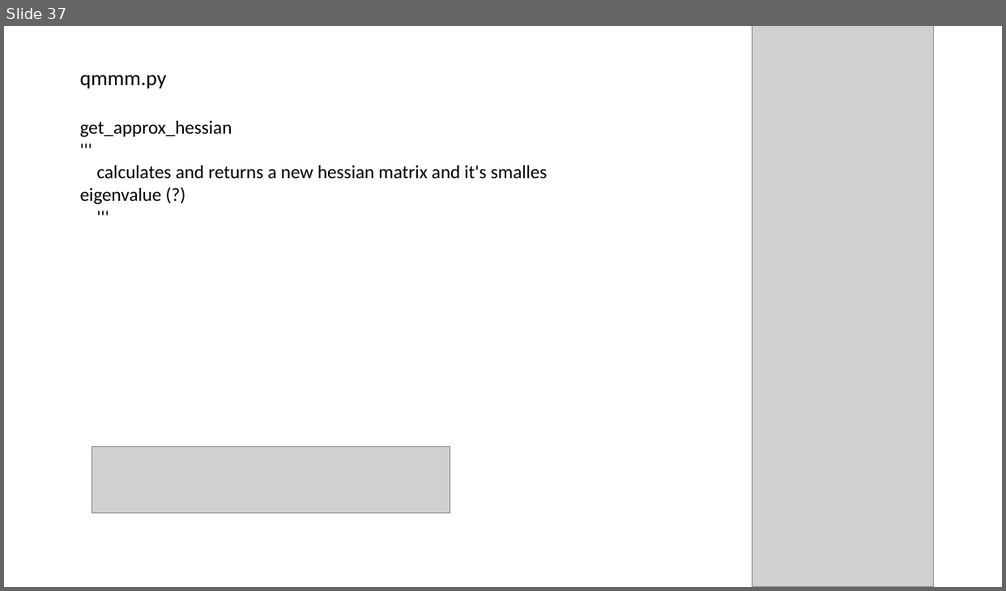
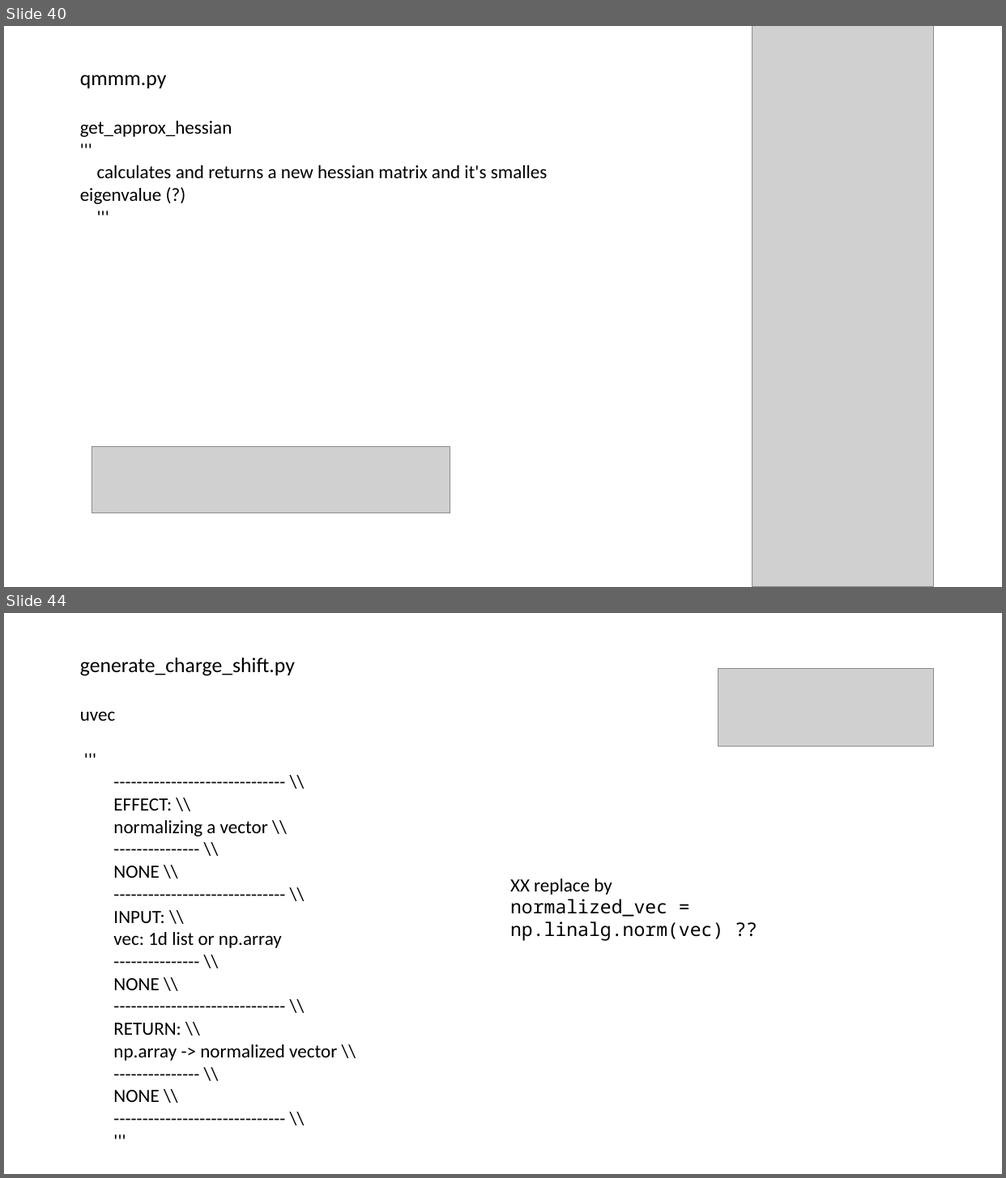
Before and after one commit to AlinaJansen/qmmm_revision, a slide deck: gmx2qmmm_overview.pptx. Shown one above the other, each under a label of ours: slide 37 before the commit, slides 40 and 44 after it; the slides between them are not shown. The pictures are 1006x591 and 1006x1178 pixels, drawn with LibreOffice and Linux fonts; fonts in the diff are those of the drawing; grey boxes stand for pictures. Boxes give left, top, right and bottom in pixels: in the first picture for what was removed or moved away, otherwise in the second. Text is boxed around its words. In the diff, an @@ line names an element or a change of style, - is before the commit and + after.

```diff
--- a/gmx2qmmm_overview.pptx
+++ b/gmx2qmmm_overview.pptx
@@ slide 44 added at (x1=4, y1=613, x2=1002, y2=1174), background #FFFFFF @@
@@ title added at (x1=80, y1=658, x2=295, y2=676), 20 pt, text #000000 @@
+generate_charge_shift.py
@@ picture added at (x1=718, y1=668, x2=934, y2=747) @@
@@ text added at (x1=80, y1=711, x2=337, y2=1102), 18 pt, text #000000 @@
+uvec
+'''
+------------------------------ \\
+EFFECT: \\
+normalizing a vector \\
+--------------- \\
+NONE \\
+------------------------------ \\
+INPUT: \\
+vec: 1d list or np.array
+--------------- \\
+NONE \\
+------------------------------ \\
+RETURN: \\
+np.array -> normalized vector \\
+--------------- \\
+NONE \\
+------------------------------ \\
+'''
@@ text added at (x1=510, y1=879, x2=723, y2=941), 18 pt, text #000000 @@
+XX replace by
+normalized_vec = np.linalg.norm(vec) ??
@@ what was slide 37 is now slide 40 @@
```
Also in this commit, not shown: 5 slides changed, 18 other slides added, 3 other files.
